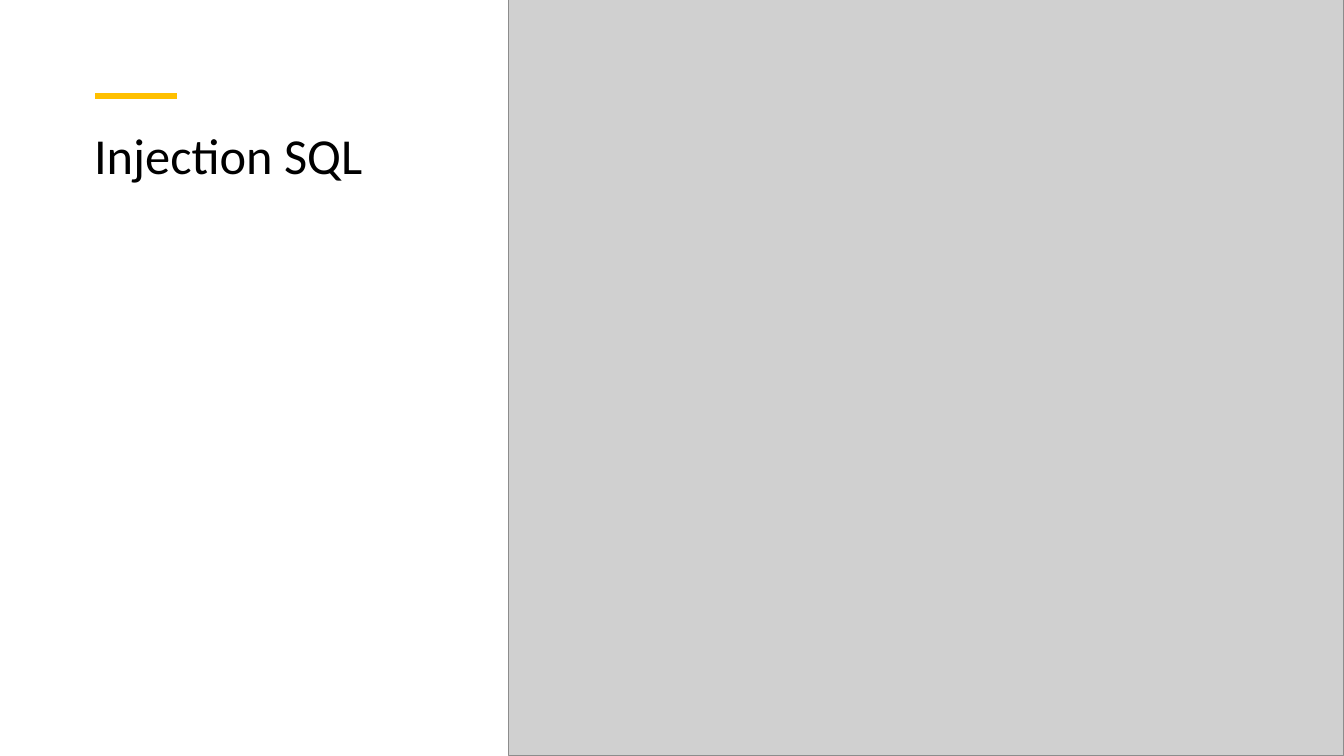
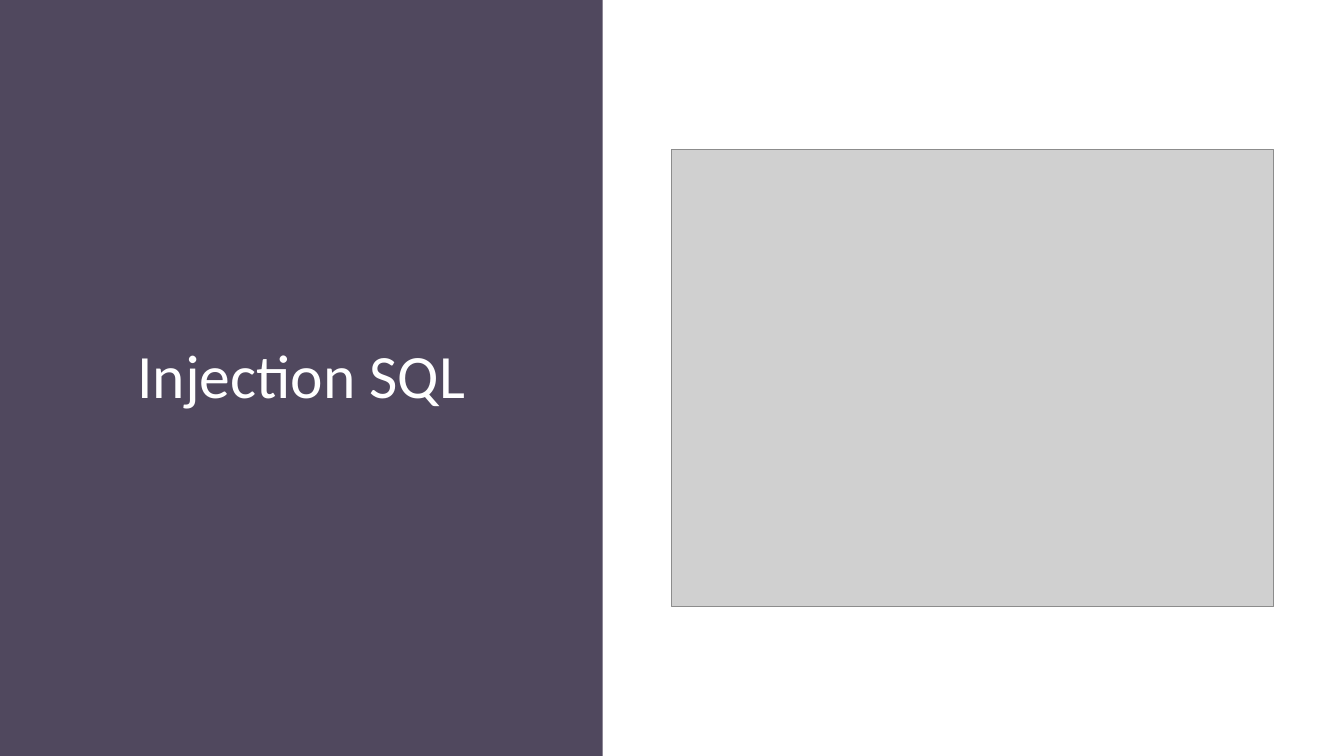
Before and after one commit to KrouriB/ProjetFightingGame, a slide deck: slide 21 of The Litlle Fighting.pptx. Drawn at 1344x756 pixels with LibreOffice and Linux fonts; fonts in the diff are those of the drawing; grey boxes stand for pictures. Boxes give left, top, right and bottom in pixels: in the first picture for what was removed or moved away, otherwise in the second. Text is boxed around its words. In the diff, an @@ line names an element or a change of style, - is before the commit and + after.

```diff
--- a/The Litlle Fighting.pptx
+++ b/The Litlle Fighting.pptx
@@ rectangle added at [0,0,603,756], fill #50485E @@
@@ picture removed at [509,0,1344,756] @@
@@ title "Injection SQL": place and size @@
-title "Injection SQL" at [94,139,362,183]
+title "Injection SQL" at [137,355,465,409]
@@ title "Injection SQL" at [137,355,465,409]: size 36 to 44 pt, text colour #000000 to #FFFFFF; alignment left to centre; vertical alignment top to middle @@
@@ line removed from (96, 96) to (176, 96) @@
@@ picture added at [673,149,1274,606] @@
```
Also in this commit, not shown: 3 other slides changed.
